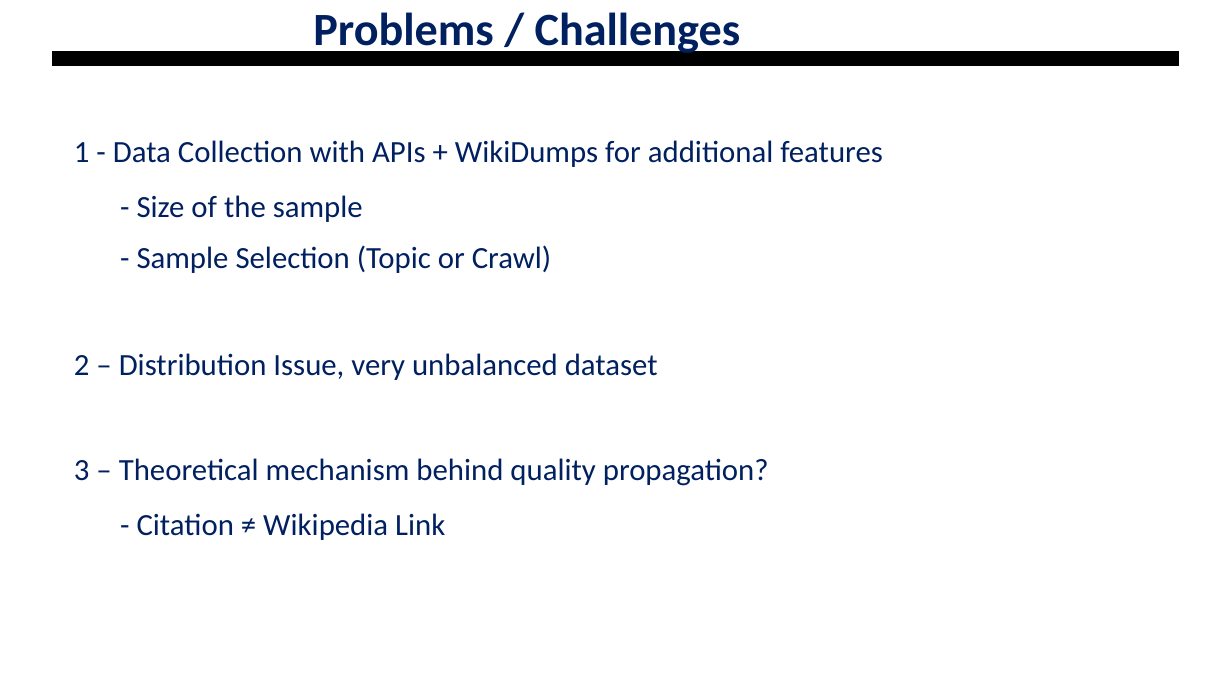
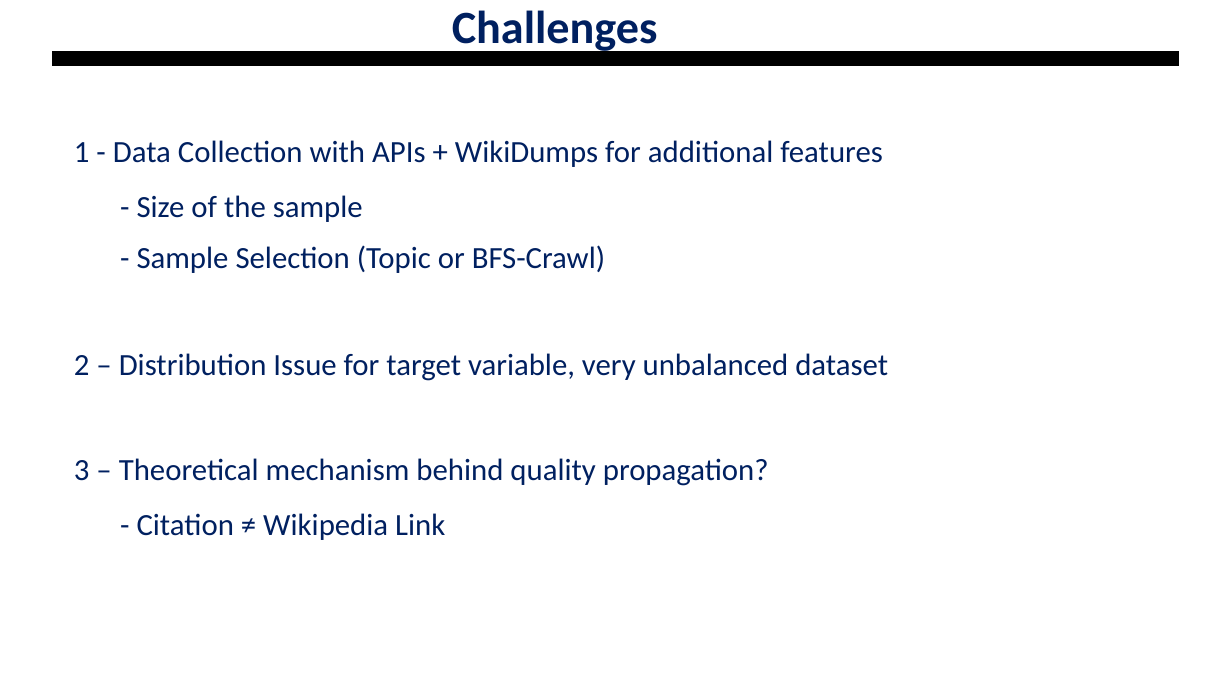
Before and after one commit to Ari-manius/DLSS-WAQP, a slide deck: slide 7 of Tasks/Project_presentation.odp. Drawn at 1232x693 pixels with LibreOffice and Linux fonts; fonts in the diff are those of the drawing; background and template pictures are left out. Boxes give left, top, right and bottom in pixels: in the first picture for what was removed or moved away, otherwise in the second. Text is boxed around its words. In the diff, an @@ line names an element or a change of style, - is before the commit and + after.

```diff
--- a/Tasks/Project_presentation.odp
+++ b/Tasks/Project_presentation.odp
@@ title at (452, 10, 658, 54): text changed @@
-Problems / Challenges
+Challenges
@@ text at (74, 245, 888, 381): text changed @@
-    - Sample Selection (Topic or Crawl)
-  2 – Distribution Issue, very unbalanced dataset
+    - Sample Selection (Topic or BFS-Crawl)
+  2 – Distribution Issue for target variable, very unbalanced dataset
```
Also in this commit, not shown: 3 other slides changed, 1 slide added, 7 slides removed, 55 other files.
